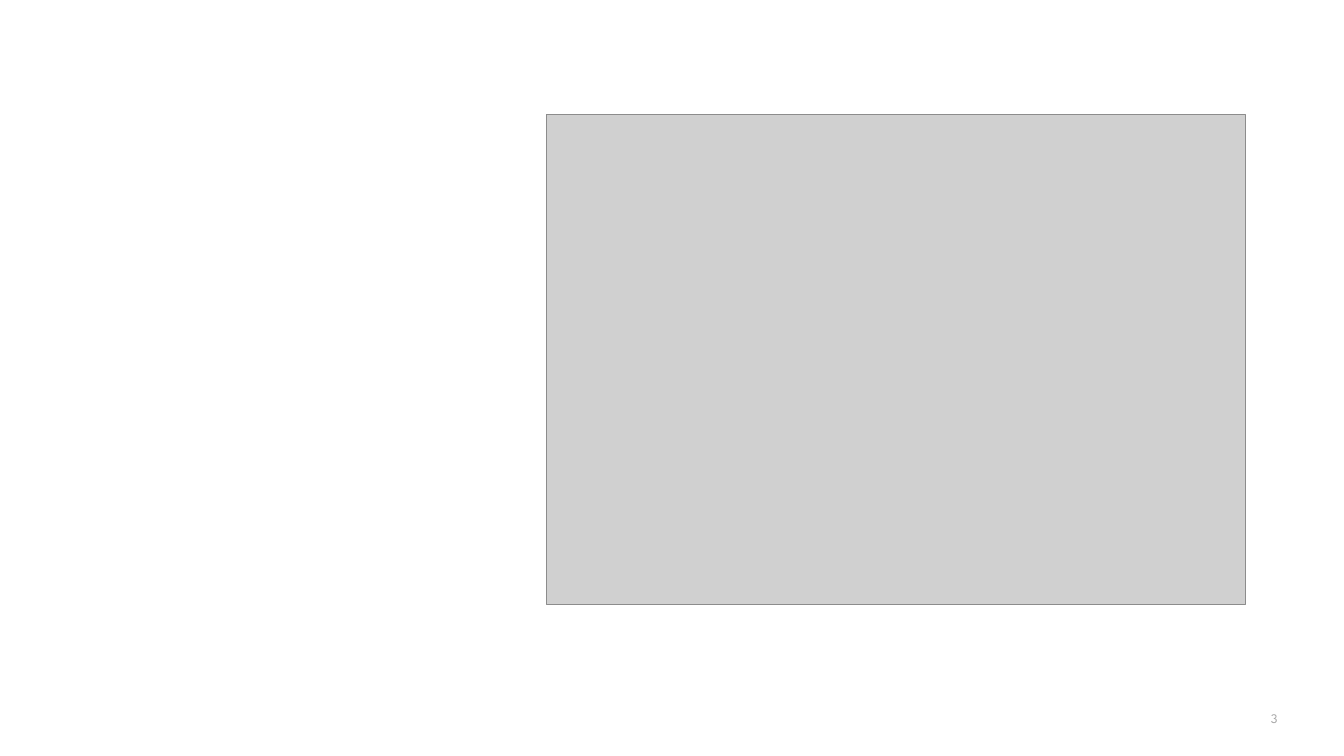
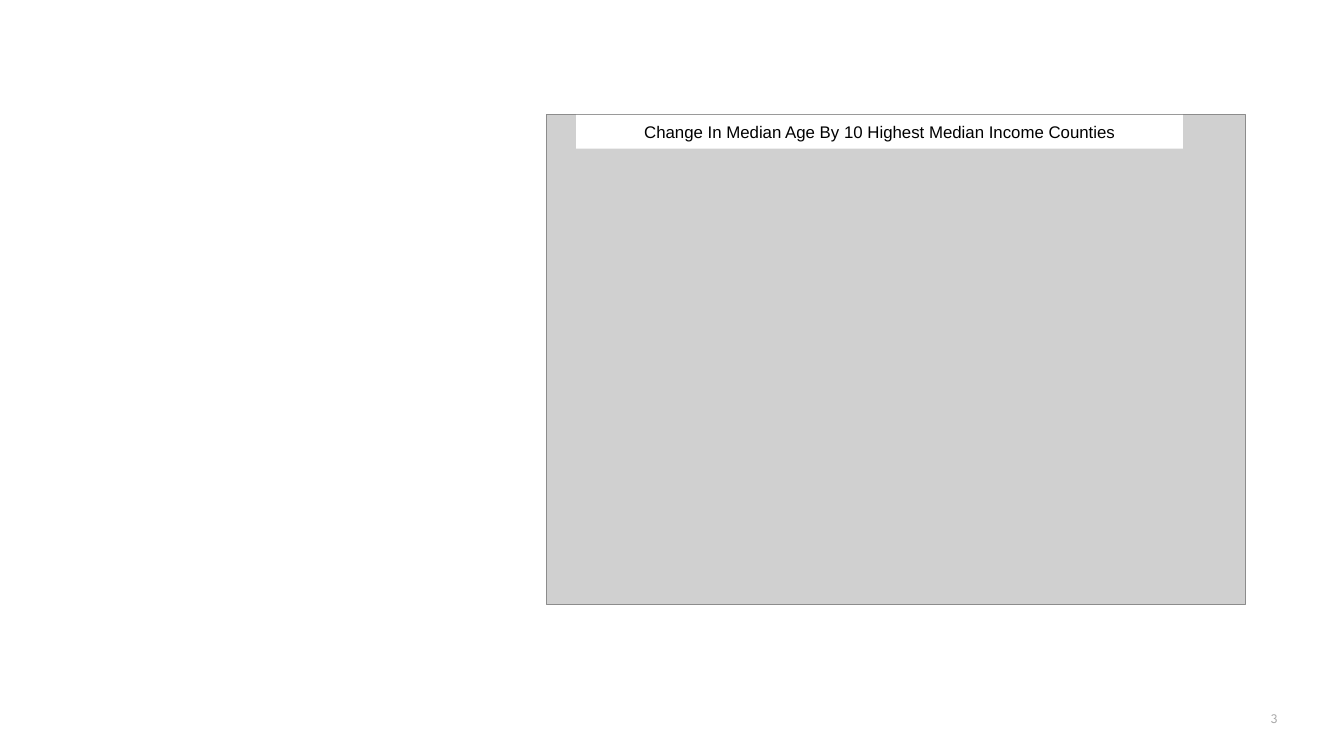
Before and after one commit to KSUDS/p3_AshLee, a slide deck: slide 3 of documents/SafeGraph 1015 presentation.pptx. Drawn at 1344x756 pixels with LibreOffice and Linux fonts; fonts in the diff are those of the drawing; grey boxes stand for pictures; background and template pictures are left out. Boxes give left, top, right and bottom in pixels: in the first picture for what was removed or moved away, otherwise in the second. Text is boxed around its words. In the diff, an @@ line names an element or a change of style, - is before the commit and + after.

```diff
--- a/documents/SafeGraph 1015 presentation.pptx
+++ b/documents/SafeGraph 1015 presentation.pptx
@@ rectangle added at [577, 114, 1183, 148], fill #FFFFFF, 9 pt, text #000000 @@
+Change In Median Age By 10 Highest Median Income Counties
```
Also in this commit, not shown: 2 other slides changed.
